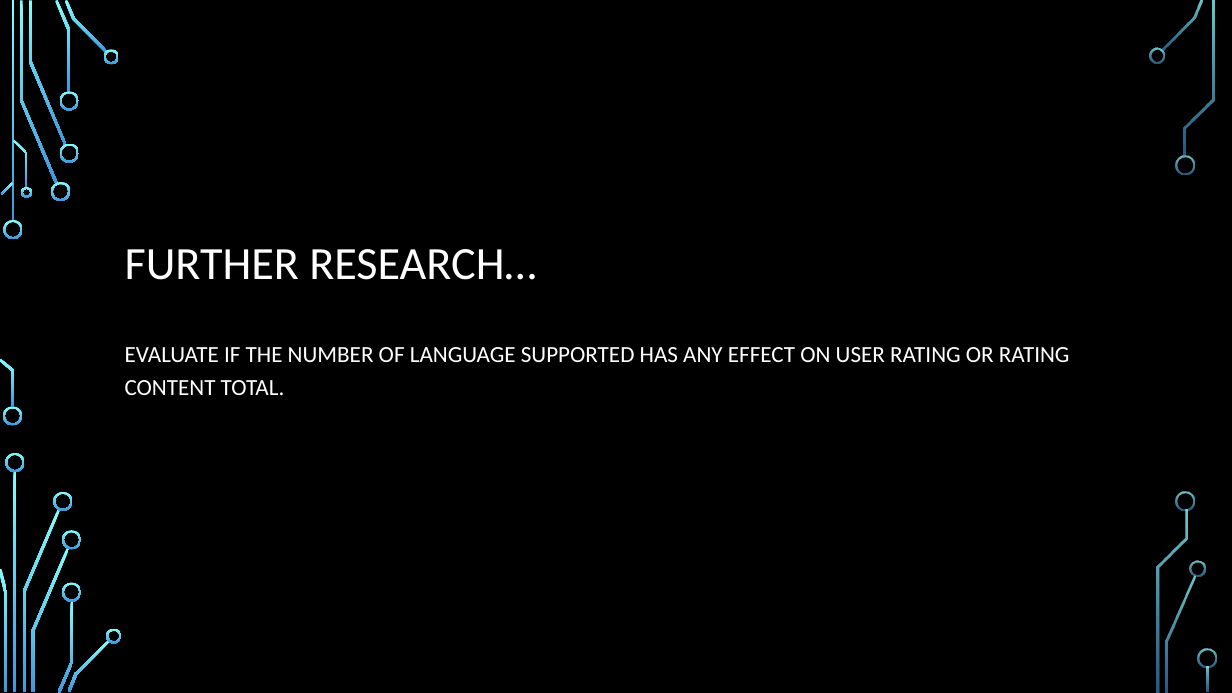
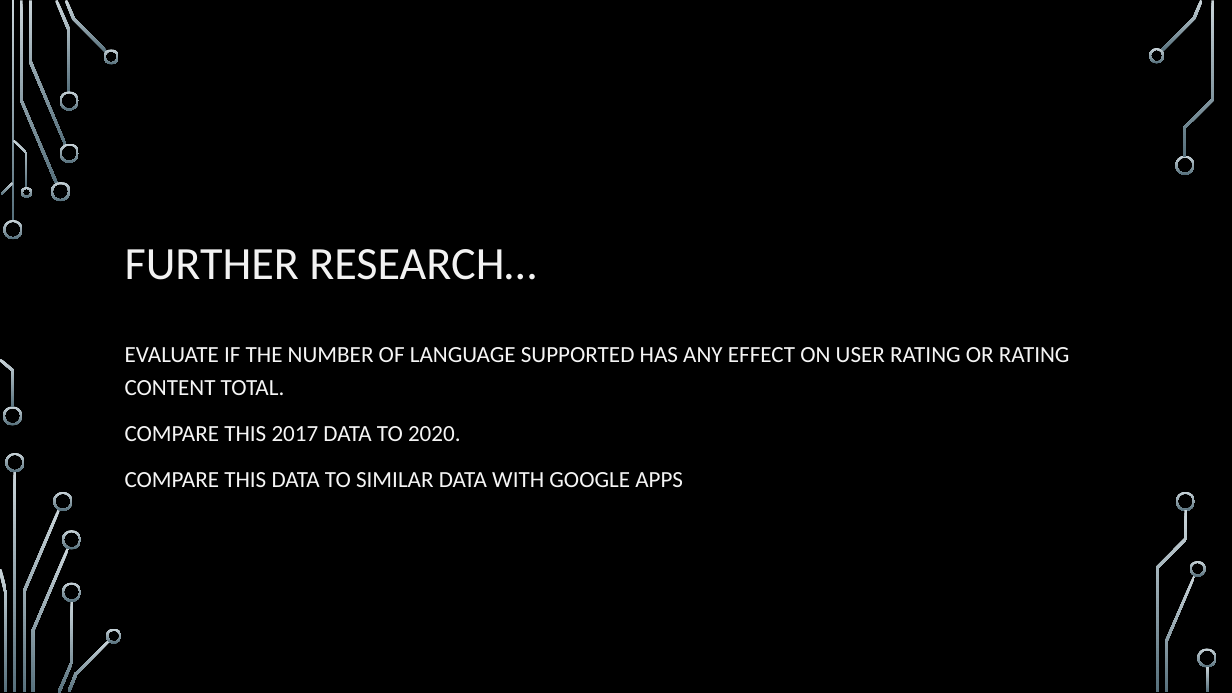
Before and after one commit to EmpressBelless/AppleDataSet, a slide deck: slide 10 of AppleApps2017.pptx (slide 15 before the commit). Drawn at 1232x693 pixels with LibreOffice and Linux fonts; fonts in the diff are those of the drawing; background and template pictures are left out. Boxes give left, top, right and bottom in pixels: in the first picture for what was removed or moved away, otherwise in the second. Text is boxed around its words. In the diff, an @@ line names an element or a change of style, - is before the commit and + after.

```diff
--- a/AppleApps2017.pptx
+++ b/AppleApps2017.pptx
@@ fill gradient #82FFFF to #3D97DE to gradient #CAD5DA to #56707C in 36 elements at box(4, 220, 23, 239), box(3, 407, 22, 426), box(20, 1, 57, 184), box(51, 182, 70, 201), box(29, 1, 66, 145), box(55, 0, 71, 92), box(59, 143, 79, 163), box(59, 91, 79, 111), box(65, 0, 107, 54), box(104, 49, 120, 64), box(1, 182, 14, 195), box(0, 359, 14, 408), box(13, 140, 28, 188), box(20, 187, 31, 198), box(14, 471, 17, 692), box(22, 509, 59, 691), box(6, 453, 25, 472), box(0, 568, 6, 691), box(54, 492, 73, 511), box(31, 548, 69, 692), box(57, 601, 73, 693), box(62, 531, 81, 550), box(62, 582, 81, 602), box(67, 640, 110, 692), box(106, 628, 122, 643), box(1161, 0, 1203, 52), box(1149, 48, 1165, 64), box(1176, 155, 1195, 175), box(1165, 576, 1196, 692), box(1190, 561, 1206, 577), box(1184, 1, 1214, 157), box(1177, 492, 1196, 511), box(1156, 510, 1188, 692), box(1198, 649, 1217, 668), box(1207, 666, 1210, 692), box(11, 1, 14, 222) @@
@@ text at box(125, 426, 683, 487): paragraphs added @@
+COMPARE THIS 2017 DATA TO 2020.
+COMPARE THIS DATA TO SIMILAR DATA WITH GOOGLE APPS
```
Also in this commit, not shown: 6 other slides changed, 4 slides added, 10 slides removed, 8 other files.
